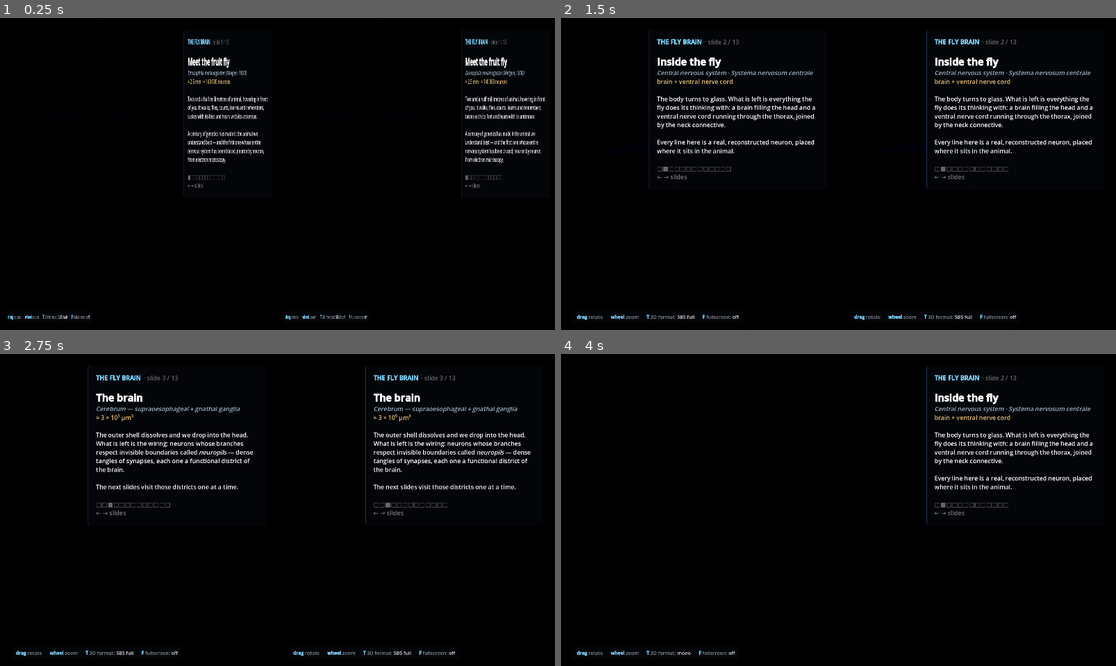
Above: before the commit, frames 1-4 (two rows, left to right).
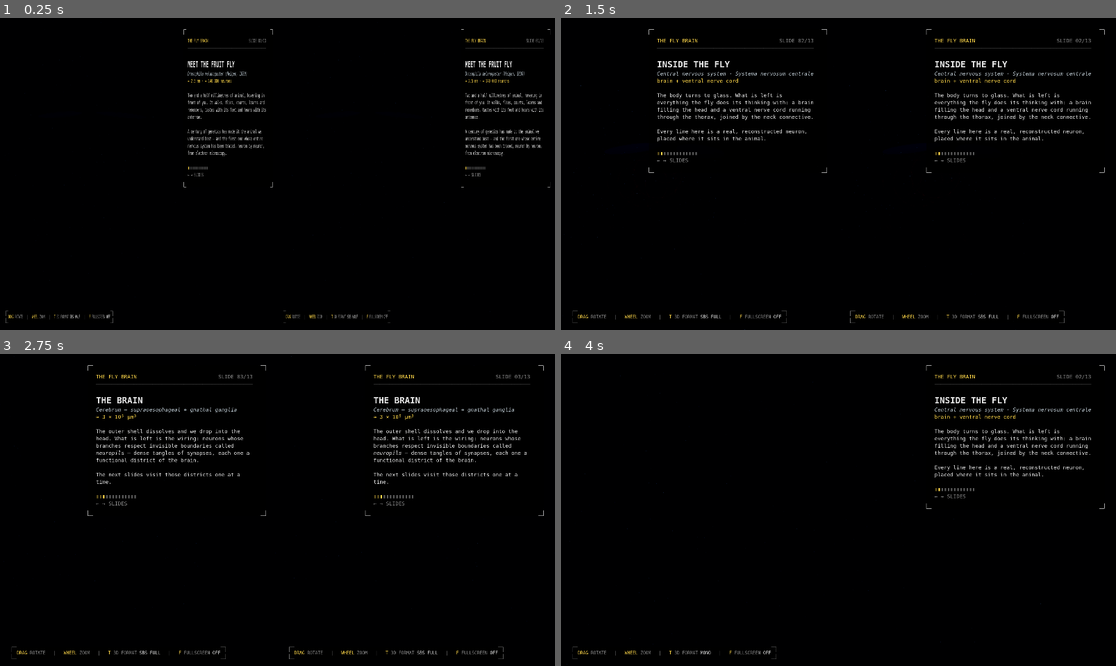
Above: after the commit, the same moments.

Repository: cleeuh/flybrain-visualization
Game: Godot game, scene res://scenes/main.tscn
Two runs of this game, one before a commit and one after it. Both use one fixed random seed, a clock stepped at 60 frames per second and the inputs below.
Inputs (mouse positions are in pixels of both pictures, inside the frame that each line leads up to):
- Up to frame 1 (0.25 s): no input
- Up to frame 2 (1.5 s): tap Enter at 0.5 s; move the mouse to (960, 158) at 0.52 s; hold Right 0.53-1.25 s; tap T at 0.6 s; click (960, 158) at 0.67 s; drag from (727, 189) to (810, 236) at 1.27 s
- Up to frame 3 (2.75 s): tap Space at 2 s; move the mouse to (333, 441) at 2.02 s; hold Right from 2.03 s (still down); hold Q from 2.03 s (still down)
- Up to frame 4 (4 s): release Right at 2.75 s; release Q at 2.75 s; tap Enter at 2.75 s; drag from (810, 572) to (672, 463) at 2.77 s; tap Space at 3.5 s; move the mouse to (1005, 556) at 3.52 s; hold Left from 3.53 s (still down); tap T at 3.6 s

The runs differ from the first frame. In frame 1, 4.1% of the frame differs, in the area x 1-100%, y 3-98%; in frame 2, 6.0%, in the area x 2-98%, y 3-98%; in frame 3, 5.8%; in frame 4, 3.0%.
Error in both runs: Cannot call method 'set_shader_parameter' on a null value. (res://scripts/neurons.gd:130)

Commit message:
Theme the overlays like a CT / MRI viewer
The narration panel and the key strip keep their content but take a
radiology-workstation look: monospace grey-white annotation text on
near-black, yellow highlights for the header, abbreviations, credits labels
and progress, thin grey rules, and L-shaped corner brackets instead of a
rounded, bordered box. Slide titles are set in capitals, the progress bar is
a segmented strip, and the slide counter is right-aligned against the rule.

The palette, fonts (a system monospace with bold / italic variants) and the
bracket drawing live in scripts/ui_theme.gd.

Co-Authored-By: Claude Opus 5.5 <noreply@anthropic.com>

Diff:
--- a/scripts/main.gd
+++ b/scripts/main.gd
@@ -20,7 +20,7 @@
 var story_panels: Array[PanelContainer] = []
 var story_labels: Array[RichTextLabel] = []
 var rois: Node3D
-var hints: Array[RichTextLabel] = []         ## key hints, bottom left of each eye
+var hints: Array[RichTextLabel] = []         ## key strip, bottom left of each eye
 var ribbon_width := 1.2
 var brightness := 0.02
 var sim: Sim
@@ -192,34 +192,32 @@
 		lbl.scroll_active = false
 		lbl.fit_content = true
 		lbl.autowrap_mode = TextServer.AUTOWRAP_OFF
-		lbl.add_theme_font_size_override("normal_font_size", 17)
-		var plate := StyleBoxFlat.new()          # keeps the hint legible over bright tissue
-		plate.bg_color = Color(0.02, 0.03, 0.05, 0.72)
-		plate.set_content_margin_all(10)
-		plate.content_margin_left = 14
-		plate.content_margin_right = 14
-		plate.set_corner_radius_all(6)
+		lbl.add_theme_font_override("normal_font", UITheme.mono())
+		lbl.add_theme_font_size_override("normal_font_size", 15)
+		var plate := UITheme.panel(12)           # keeps the strip legible over bright tissue
+		plate.content_margin_left = 18
+		plate.content_margin_right = 18
 		lbl.add_theme_stylebox_override("normal", plate)
+		UITheme.add_brackets(lbl)
 		layer.add_child(lbl)
 		hints.append(lbl)
 
 		var panel := PanelContainer.new()
-		var sb := StyleBoxFlat.new()
-		sb.bg_color = Color(0.02, 0.03, 0.05, 0.72)
-		sb.border_color = Color(0.35, 0.55, 1.0, 0.35)
-		sb.border_width_left = 2
-		sb.set_content_margin_all(28)
-		sb.set_corner_radius_all(6)
-		panel.add_theme_stylebox_override("panel", sb)
+		panel.add_theme_stylebox_override("panel", UITheme.panel(28))
+		UITheme.add_brackets(panel)
 		panel.visible = false
 		var story_lbl := RichTextLabel.new()
 		story_lbl.bbcode_enabled = true
 		story_lbl.scroll_active = false
 		story_lbl.fit_content = true
 		story_lbl.custom_minimum_size = Vector2(STORY_PANEL_W, 0)
-		story_lbl.add_theme_font_size_override("normal_font_size", 21)
-		story_lbl.add_theme_font_size_override("bold_font_size", 21)
-		story_lbl.add_theme_font_size_override("italics_font_size", 21)
+		story_lbl.add_theme_font_override("normal_font", UITheme.mono())
+		story_lbl.add_theme_font_override("bold_font", UITheme.mono(700))
+		story_lbl.add_theme_font_override("italics_font", UITheme.mono(400, true))
+		for f in ["normal_font_size", "bold_font_size", "italics_font_size"]:
+			story_lbl.add_theme_font_size_override(f, 18)
+		story_lbl.add_theme_color_override("default_color", Color(UITheme.H_TEXT))
+		story_lbl.add_theme_constant_override("line_separation", 3)
 		panel.add_child(story_lbl)
 		layer.add_child(panel)
 		story_panels.append(panel)
@@ -277,10 +275,14 @@
 		layer.scale = Vector2.ONE * maxf(vp.size.y / 1080.0, 0.5) if vp else Vector2.ONE
 	_update_story_panels()
 	var full := get_window().mode in [Window.MODE_FULLSCREEN, Window.MODE_EXCLUSIVE_FULLSCREEN]
-	var t := "[color=#7fd4ff][b]drag[/b][/color] [color=#8a8f99]rotate[/color]      "
-	t += "[color=#7fd4ff][b]wheel[/b][/color] [color=#8a8f99]zoom[/color]      "
-	t += "[color=#7fd4ff][b]T[/b][/color] [color=#8a8f99]3D format:[/color] [color=#ddd]%s[/color]      " % stereo.mode_name()
-	t += "[color=#7fd4ff][b]F[/b][/color] [color=#8a8f99]fullscreen:[/color] [color=#ddd]%s[/color]" % ("on" if full else "off")
+	var key := func(k: String, what: String) -> String:
+		return "[color=#%s]%s[/color] [color=#%s]%s[/color]" % [UITheme.H_HI, k, UITheme.H_DIM, what]
+	var val := func(v: String) -> String:
+		return " [color=#%s]%s[/color]" % [UITheme.H_TEXT, v.to_upper()]
+	var gap := "   [color=#%s]|[/color]   " % UITheme.H_FAINT
+	var t: String = key.call("DRAG", "ROTATE") + gap + key.call("WHEEL", "ZOOM") + gap
+	t += key.call("T", "3D FORMAT") + val.call(stereo.mode_name()) + gap
+	t += key.call("F", "FULLSCREEN") + val.call("on" if full else "off")
 	for h in hints:
 		h.text = t
 
--- a/scripts/story.gd
+++ b/scripts/story.gd
@@ -415,39 +415,54 @@
 
 func panel_text() -> String:
 	var s := slide()
-	var t := "[color=#7fd4ff][b]THE FLY BRAIN[/b][/color]  [color=#666]· slide %d / %d[/color]\n\n" % [index + 1, SLIDES.size()]
-	t += "[font_size=34][b]%s[/b][/font_size]\n" % s.title
-	t += "[color=#9fb4c8][i]%s[/i][/color]\n" % s.sci
+	var title := "THE FLY BRAIN"
+	var count := "SLIDE %02d/%02d" % [index + 1, SLIDES.size()]
+	# monospace, so padding with spaces right-aligns the counter against the end of the rule
+	var t := "[color=#%s]%s[/color]%s[color=#%s]%s[/color]\n" % [UITheme.H_HI, title,
+		" ".repeat(RULE_CHARS - title.length() - count.length()), UITheme.H_DIM, count]
+	t += _rule() + "\n"
+	t += "[font_size=30][b]%s[/b][/font_size]\n" % s.title.to_upper()
+	t += "[color=#%s][i]%s[/i][/color]\n" % [UITheme.H_SUB, s.sci]
 	if s.has("abbr"):
-		t += "[color=#e8c27a]%s[/color]\n" % s.abbr
+		t += "[color=#%s]%s[/color]\n" % [UITheme.H_HI, s.abbr]
 	t += "\n%s\n" % s.body
 	if s.get("credits", false):
 		t += _credits_text()
-	t += "\n[color=#666]%s[/color]\n" % _progress_bar()
+	t += "\n%s\n" % _progress_bar()
 	if s.get("credits", false):
-		t += "[color=#8f8]→ start over[/color]"
+		t += "[color=#%s]→ START OVER[/color]" % UITheme.H_HI
 	else:
-		t += "[color=#777]← → slides[/color]"
+		t += "[color=#%s]← → SLIDES[/color]" % UITheme.H_DIM
 	return t
+
+
+const RULE_CHARS := 50   ## panel text width in monospace characters
+
+
+static func _rule() -> String:
+	return "[color=#%s]%s[/color]\n" % [UITheme.H_FAINT, "─".repeat(RULE_CHARS)]
 
 
 ## The attributions live here, on the closing slide, rather than on screen the whole time.
 func _credits_text() -> String:
-	var t := "\n[color=#7fd4ff]─────────────[/color]\n"
-	t += "[color=#aaa]%d neurons · %d skeleton segments rendered[/color]\n\n" % [
-		_neurons.index.size(), _neurons.segment_count]
+	var t := "\n" + _rule()
+	t += "[color=#%s]%d NEURONS · %d SKELETON SEGMENTS RENDERED[/color]\n\n" % [
+		UITheme.H_SUB, _neurons.index.size(), _neurons.segment_count]
 	for c in CREDITS:
 		if c[0] == "":
-			t += "[color=#888]%s[/color]\n" % c[1]
+			t += "[color=#%s]%s[/color]\n" % [UITheme.H_DIM, c[1]]
 		else:
-			t += "[color=#e8c27a]%s[/color]  [color=#aaa]%s[/color]\n" % [c[0], c[1]]
-	t += "\n[color=#888]The flashes are simulated activity: random regions are stimulated and spikes "
+			t += "[color=#%s]%s[/color]  [color=#%s]%s[/color]\n" % [
+				UITheme.H_HI, String(c[0]).to_upper(), UITheme.H_SUB, c[1]]
+	t += "\n[color=#%s]The flashes are simulated activity: random regions are stimulated and spikes " % UITheme.H_DIM
 	t += "spread across the real synaptic graph.[/color]\n"
 	return t
 
 
+## Segmented progress strip: slides seen are half-lit, the current one bright.
 func _progress_bar() -> String:
 	var out := ""
 	for i in SLIDES.size():
-		out += "■" if i == index else "□"
+		var c: String = UITheme.H_HI if i == index else (UITheme.H_HI + "66" if i < index else UITheme.H_FAINT)
+		out += "[color=#%s]▮[/color]" % c
 	return out
--- /dev/null
+++ b/scripts/ui_theme.gd
@@ -0,0 +1,50 @@
+class_name UITheme
+extends RefCounted
+## Radiology-viewer look (CT / MRI workstation) shared by the overlays — narration panel and
+## key strip: monospace grey-white annotation text on near-black, yellow highlights, thin
+## grey rules and L-shaped corner brackets instead of boxed panels.
+
+const BG := Color(0.0, 0.0, 0.0, 0.78)
+const BRACKET := Color(0.85, 0.85, 0.85, 0.75)
+const BRACKET_LEN := 18.0
+
+## BBCode hex colours for RichTextLabel text.
+const H_TEXT := "e4e4e4"
+const H_DIM := "8a8a8a"
+const H_FAINT := "5a5a5a"
+const H_HI := "ffd84a"      ## annotation yellow: header, abbreviations, current slide
+const H_SUB := "b8c4cc"     ## formal names
+
+static var _fonts := {}
+
+
+## Monospace system font; weight 700 for bold, italic for the formal names.
+static func mono(weight := 400, italic := false) -> Font:
+	var k := "%d%s" % [weight, italic]
+	if not _fonts.has(k):
+		var f := SystemFont.new()
+		f.font_names = PackedStringArray(["JetBrains Mono", "DejaVu Sans Mono", "Consolas",
+			"Menlo", "Liberation Mono", "monospace"])
+		f.font_weight = weight
+		f.font_italic = italic
+		_fonts[k] = f
+	return _fonts[k]
+
+
+## Flat black backing with no border; the corners come from add_brackets().
+static func panel(margin := 24.0) -> StyleBoxFlat:
+	var sb := StyleBoxFlat.new()
+	sb.bg_color = BG
+	sb.set_content_margin_all(margin)
+	return sb
+
+
+## Gives a control the four L-shaped corner marks of a viewer's image frame.
+static func add_brackets(c: Control) -> void:
+	c.draw.connect(func():
+		var r := Rect2(Vector2.ZERO, c.size)
+		for corner in [r.position, Vector2(r.end.x, r.position.y), r.end, Vector2(r.position.x, r.end.y)]:
+			var sx := 1.0 if corner.x == r.position.x else -1.0
+			var sy := 1.0 if corner.y == r.position.y else -1.0
+			c.draw_line(corner, corner + Vector2(BRACKET_LEN * sx, 0), BRACKET, 1.5)
+			c.draw_line(corner, corner + Vector2(0, BRACKET_LEN * sy), BRACKET, 1.5))
Not shown, added: scripts/ui_theme.gd.uid
